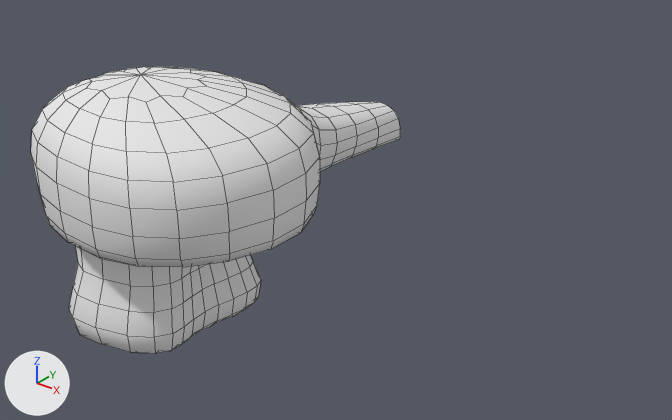
Before and after pictures for a commit that changed the FBX model Assets/_Models/caveBaseTwo.fbx.
Camera for both pictures: a 50 mm camera at (38.4, -32.3, 26.6) aimed at (9.1, 4.3, 3.8). Arrows for +X, +Y and +Z are at lower left; the lights stay in place. The older version comes first. Mesh edges are drawn as thin lines. Where no turn or scale is listed for an object, it has been applied to the vertices.
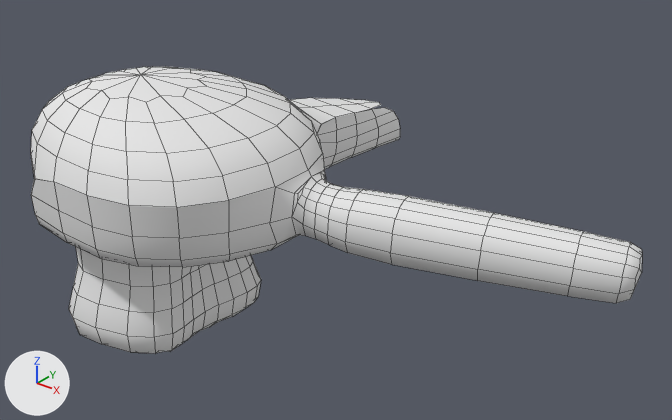
Pixel boxes [x1, y1, x2, y2] of what changed, in the pictures (672 x 420 px):
'Plane', reshaped
    before: [31, 66, 400, 354]
    after: [31, 66, 381, 354]
'Plane.001', added
    after: [31, 108, 642, 303]
part 1 of me_plane, built on
    before: [31, 102, 400, 267]
    after: [31, 98, 381, 207]

Patch to the scene script:
```diff
--- a/Assets/_Models/caveBaseTwo.fbx.py
+++ b/Assets/_Models/caveBaseTwo.fbx.py
@@ me_plane @@
 # used by ob_plane; location = (0.0, 0.0, 0.0)
-me_plane.from_pydata(...)  # 623 vertices, 614 faces; spans x -5.6..9.5, y -7.5..17.0, z -5.0..10.9
+me_plane.from_pydata(...)  # 465 vertices, 434 faces; spans x -5.6..9.6, y -7.7..16.8, z -5.0..10.9
+# me_plane part 1
+# 212 vertices are removed from x -2.3..9.5, y -7.5..17.0, z 2.4..7.1
+# 238 faces are deleted
+# 3 vertices in x -4.0..-3.8, y -5.6..-5.2, z 3.4..4.2 move by (-0.1, -0.1, 0.0)
+# 12 vertices move from x -3.9..4.2, y -6.8..11.8, z 1.2..7.4 to x -3.9..4.8, y -7.3..11.8, z 1.3..7.1
+# 54 vertices are added at x -2.8..9.6, y -7.7..16.8, z 3.0..7.4
+# 58 new faces join them
 me_plane.materials.append(mat_cave)
@@ me_plane_001 @@
+me_plane_001.from_pydata(...)  # 341 vertices, 304 faces; spans x -2.8..26.0, y -7.7..17.0, z 3.0..7.4
+me_plane_001.materials.append(mat_cave)  # white #e7e7e7
@@ ob_plane_001 @@
+ob_plane_001 = bpy.data.objects.new('Plane.001', me_plane_001)
+ob_plane_001.location = (0.0, 0.0, 0.0)
```
